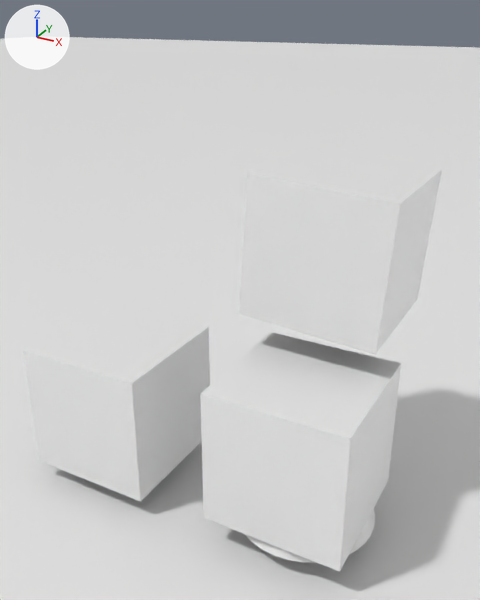
Two versions of the Blender file engine/public/scene.blend, one commit apart.
One viewpoint serves both versions: a camera (50 mm lens) standing at (2.84, -7.11, 5.64) and looking at (-1.12, 0.08, 2.04). Every picture has the same lights, and +X, +Y and +Z are marked at upper left. The older version comes first.

Script lines for the objects in view, before the commit:
```python
me_cone = bpy.data.meshes.new('Cone')
me_cone.from_pydata(...)  # a 32-sided cone pointing to +z spanning x -1.0..1.0, y -1.0..1.0, z -1.0..1.0
me_cube = bpy.data.meshes.new('Cube')
me_cube.from_pydata(...)  # a box spanning x -1.0..1.0, y -1.0..1.0, z -1.0..1.0
me_cube.materials.append(mat_material_auto)  # its picture is missing
me_cube_002 = bpy.data.meshes.new('Cube.002')
me_cube_002.from_pydata(...)  # a box spanning x -1.0..1.0, y -1.0..1.0, z -1.0..1.0
me_cube_002.materials.append(mat_material_auto_001)  # its picture is missing
ob_particles = bpy.data.objects.new('Particles', me_cone)
ob_particles.location = (0.0, 0.0, 0.0)
ob_player = bpy.data.objects.new('Player', me_cube)
ob_player.location = (-0.2, 1.31, 2.65)
ob_player.rotation_euler = (0.0, 0.0643, 0.0)  # degrees (0, 3.7, 0)
ob_staticmesh = bpy.data.objects.new('StaticMesh', me_cube_002)
ob_staticmesh.location = (-0.09, 0.0, 0.17)
# also in view: 'Plane' at (0.0, 0.0, -1.32); 'Entity' at (-3.19, 0.0, 0.0)
```
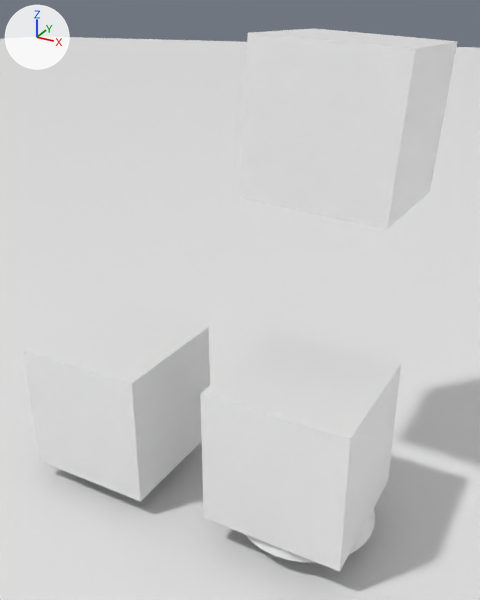
Location of each change, (x1, y1, x2, y2) in pixels of the pictures (480 x 600 px):
'Player', moved: before (238, 147, 442, 354); after (238, 28, 458, 230)

The change in detail:
Object 'Player' (ob_player) moves from (-0.2, 1.31, 2.65) to (-0.2, 1.31, 4.31).
